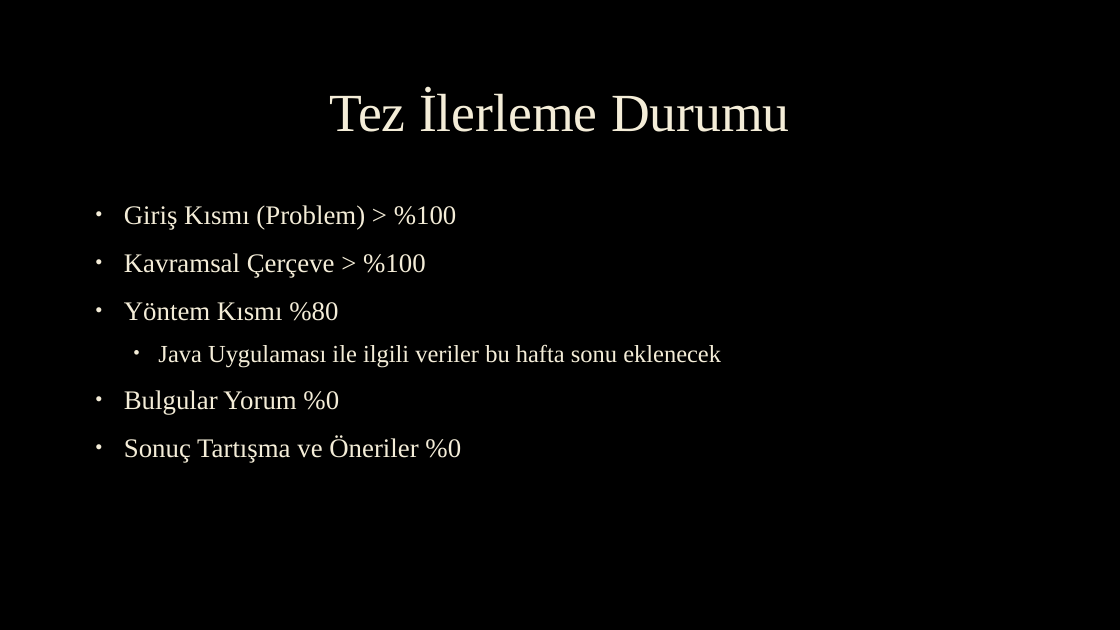
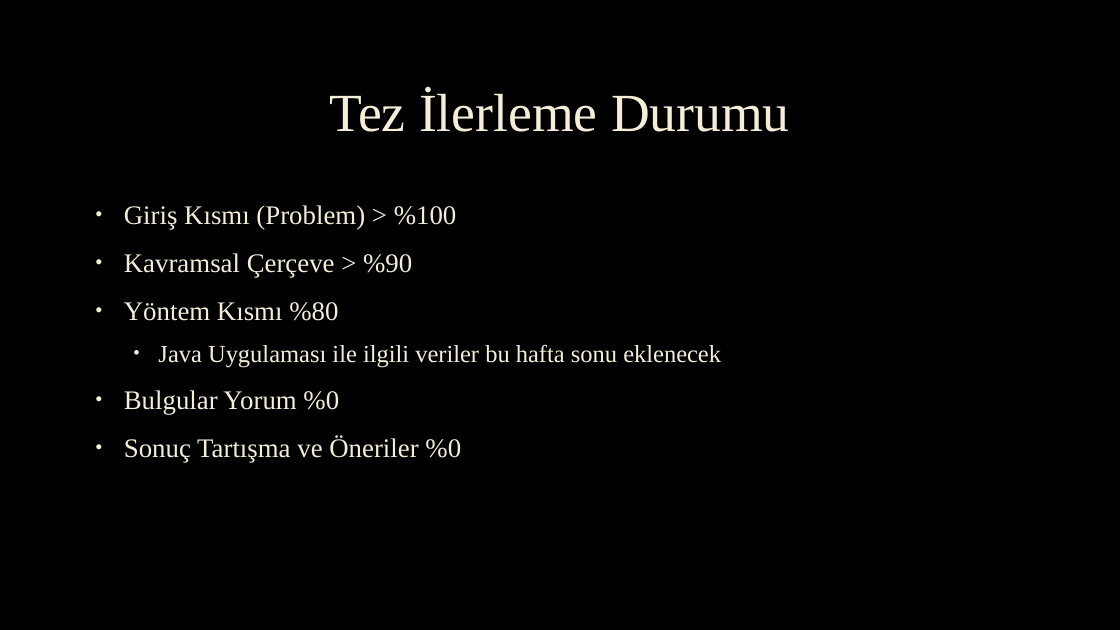
Before and after one commit to turhany/ThesisApps, a slide deck: slide 4 of Files/Ara_Sunum.pptx. Drawn at 1120x630 pixels with LibreOffice and Linux fonts; fonts in the diff are those of the drawing; background and template pictures are left out. Boxes give left, top, right and bottom in pixels: in the first picture for what was removed or moved away, otherwise in the second. Text is boxed around its words. In the diff, an @@ line names an element or a change of style, - is before the commit and + after.

```diff
--- a/Files/Ara_Sunum.pptx
+++ b/Files/Ara_Sunum.pptx
@@ text at [124, 253, 412, 278]: text changed @@
-• Kavramsal Çerçeve > %100
+• Kavramsal Çerçeve > %90
```
Also in this commit, not shown: 2 other slides changed, 3 other files.
